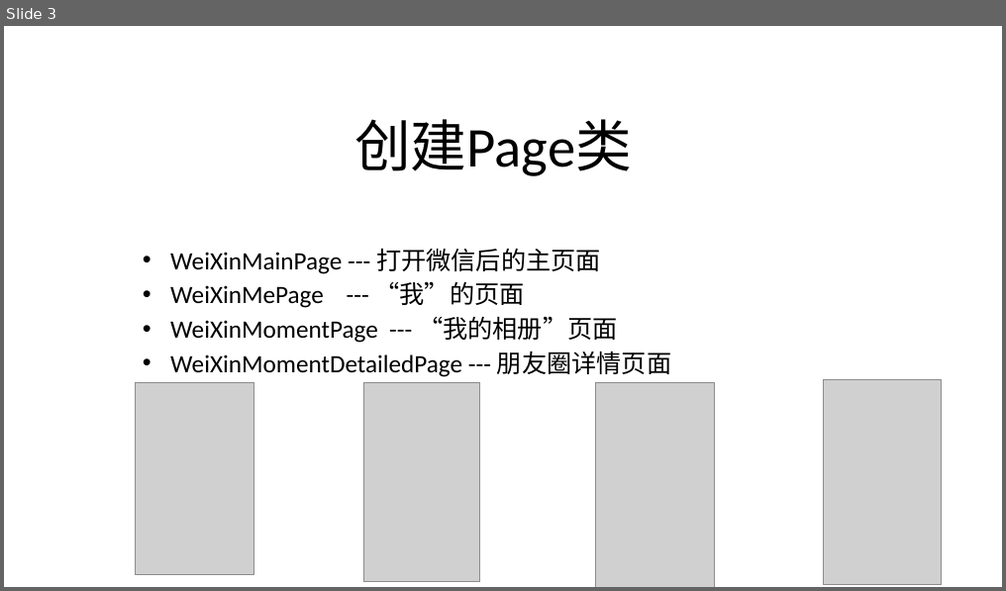
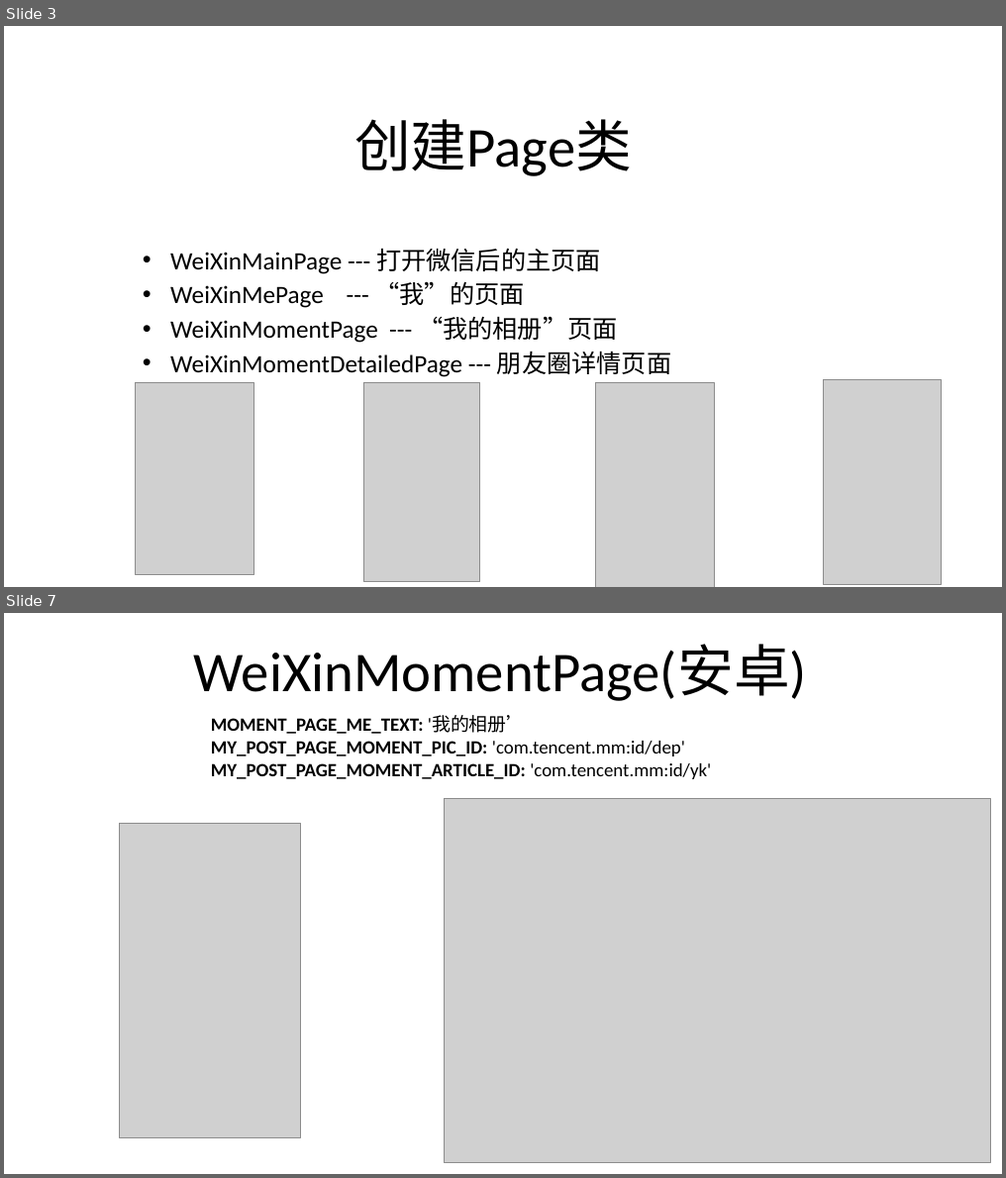
Before and after one commit to lgxqf/AppUIAutomation, a slide deck: doc/Introduction about the example.pptx. Shown one above the other, each under a label of ours: slide 3 before the commit, slides 3 and 7 after it; the slides between them are not shown. The pictures are 1006x591 and 1006x1178 pixels, drawn with LibreOffice and Linux fonts; fonts in the diff are those of the drawing; grey boxes stand for pictures. Boxes give left, top, right and bottom in pixels: in the first picture for what was removed or moved away, otherwise in the second. Text is boxed around its words. In the diff, an @@ line names an element or a change of style, - is before the commit and + after.

```diff
--- a/doc/Introduction about the example.pptx
+++ b/doc/Introduction about the example.pptx
@@ slide 7 added at (x1=4, y1=613, x2=1002, y2=1174), background #FFFFFF @@
@@ title added at (x1=194, y1=644, x2=807, y2=701), 54 pt, text #000000 @@
+WeiXinMomentPage(安卓)
@@ text added at (x1=211, y1=716, x2=711, y2=779), 18 pt, text #000000, bold @@
+MOMENT_PAGE_ME_TEXT: '我的相册’
+MY_POST_PAGE_MOMENT_PIC_ID: 'com.tencent.mm:id/dep'
+MY_POST_PAGE_MOMENT_ARTICLE_ID: 'com.tencent.mm:id/yk'
@@ picture added at (x1=445, y1=799, x2=991, y2=1163) @@
@@ picture added at (x1=119, y1=823, x2=300, y2=1138) @@
```
Also in this commit, not shown: 6 other slides added.
